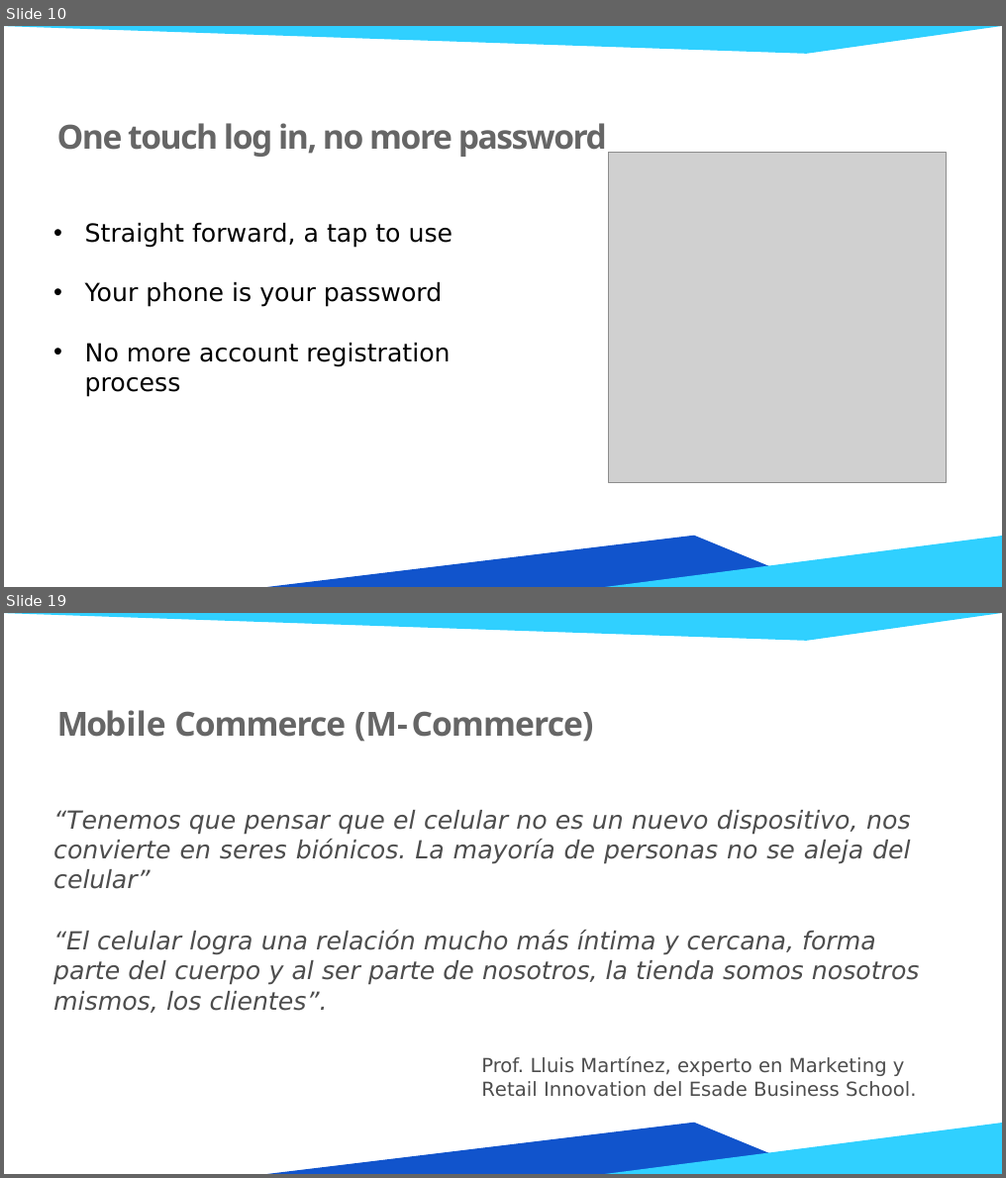
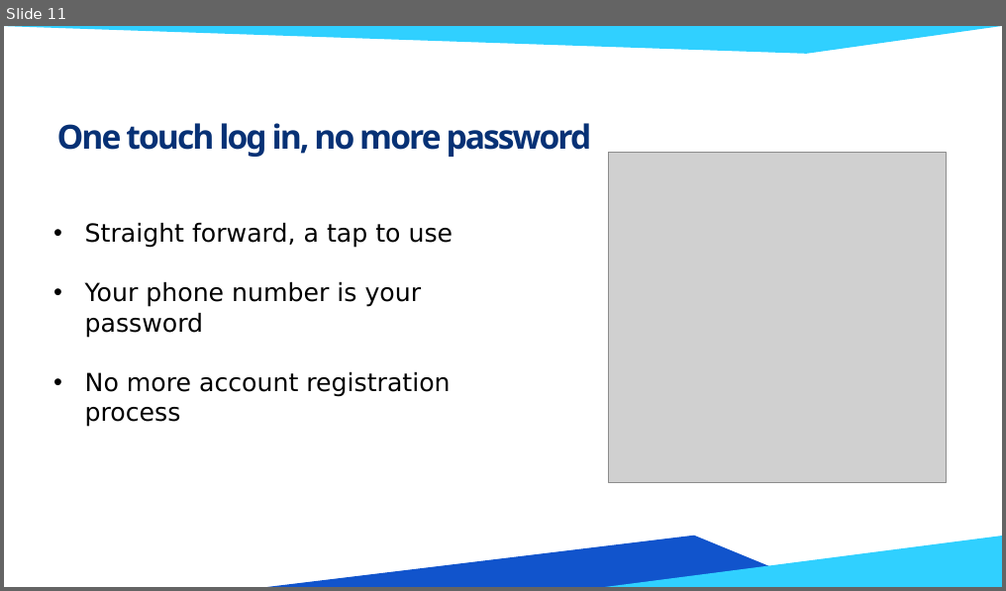
Before and after one commit to HenryHeng91/NU-Fast-Buy-and-Sell-APP, a slide deck: Documentation/NU E-Commerce Slide.pptx. Shown one above the other, each under a label of ours: slides 10 and 19 before the commit, slide 11 after it; the slides between them are not shown. The pictures are 1006x1178 and 1006x591 pixels, drawn with LibreOffice and Linux fonts; fonts in the diff are those of the drawing; grey boxes stand for pictures; background and template pictures are left out. Boxes give left, top, right and bottom in pixels: in the first picture for what was removed or moved away, otherwise in the second. Text is boxed around its words. In the diff, an @@ line names an element or a change of style, - is before the commit and + after.

```diff
--- a/Documentation/NU E-Commerce Slide.pptx
+++ b/Documentation/NU E-Commerce Slide.pptx
@@ slide 19 removed at [4,613,1002,1174], background #FFFFFF; not listed: 3 template elements that a slide beside it also shows @@
@@ title removed at [57,710,594,742] @@
-Mobile Commerce (M-Commerce)
@@ text removed at [54,810,920,1097] @@
-“Tenemos que pensar que el celular no es un nuevo dispositivo, nos convierte en seres biónicos. La mayoría de personas no se aleja del celular”
-“El celular logra una relación mucho más íntima y cercana, forma parte del cuerpo y al ser parte de nosotros, la tienda somos nosotros mismos, los clientes”.
-Prof. Lluis Martínez, experto en Marketing y
-Retail Innovation del Esade Business School.
@@ what was slide 10 is now slide 11 @@
@@ slide 11 changed as well @@
@@ title "One touch log in, no ..." at [57,123,592,157]: text colour #666666 to #073175, letter spacing -1.1 to -1.4 pt @@
@@ text at [85,282,422,338]: text changed @@
-• Your phone is your password
+• Your phone number is your password
```
Also in this commit, not shown: 7 other slides changed, 8 slides added, 15 other slides removed, 2 other files.
